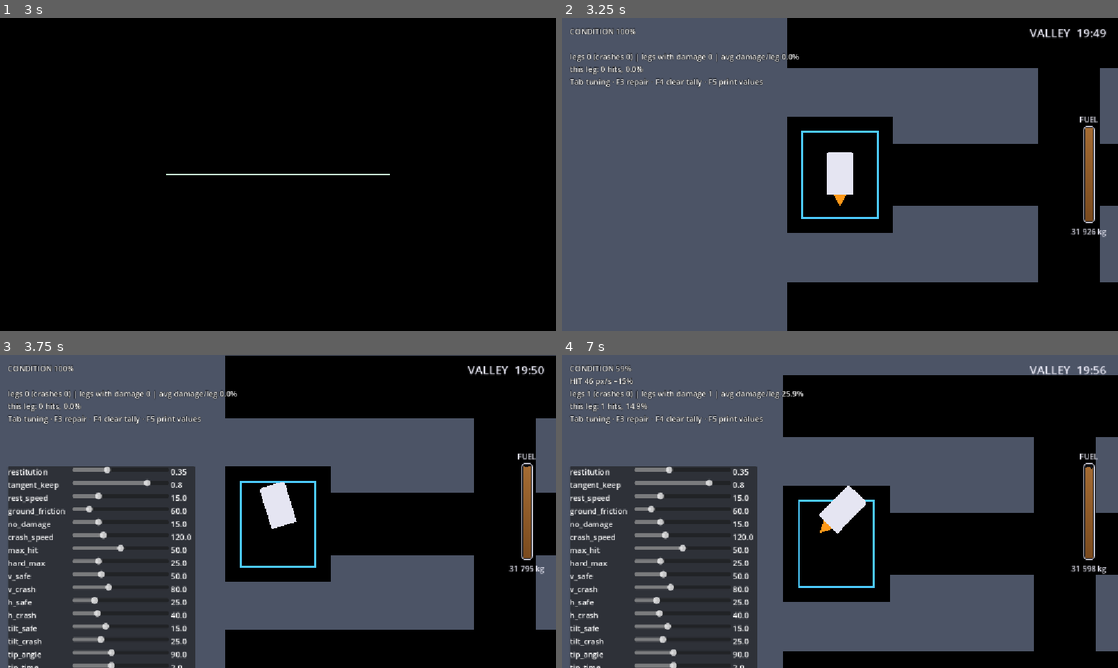
Above: before the commit, frames 1-4 (two rows, left to right).
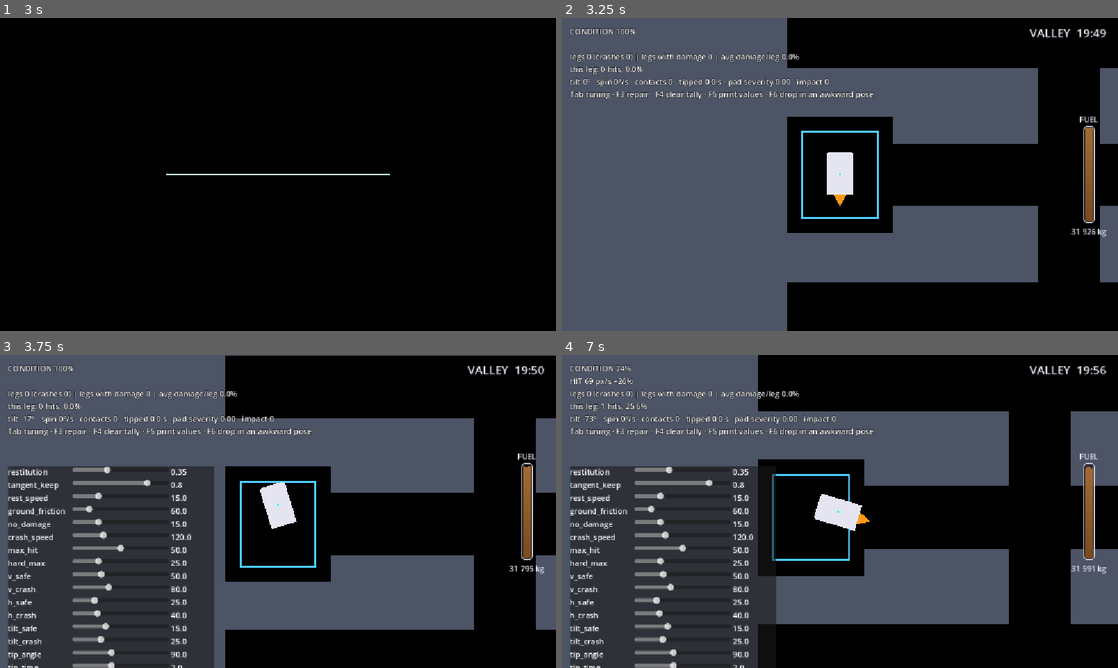
Above: after the commit, the same moments.

Repository: pkopczynski/lunar-lander
Game: Godot game, scene res://main.tscn
The game is run twice, just before and just after one commit, with the same random seed, the same clock (stepped at 60 frames per second) and the same inputs.
Inputs (mouse positions are in pixels of both pictures, inside the frame that each line leads up to):
- Up to frame 1 (3 s): tap Enter (ui_accept) at 0.5, 0.77, 1.25, 1.52, 2.75 s; move the mouse to (400, 158) at 0.52 s; hold Right (ui_right) 0.53-1.28 s; tap Tab every 0.75 s from 0.6 to 2.85 s; click (400, 158) at 0.67 s; move the mouse to (166, 190) at 1.27 s; hold Down (ui_down) 1.28-2.03 s; tap R (restart) at 2 s; move the mouse to (333, 105) at 2.02 s; hold Right (ui_right) 2.03-2.78 s; move the mouse to (250, 237) at 2.77 s; hold Up (ui_up) from 2.78 s (still down); click (250, 237) at 2.92 s
- Up to frame 2 (3.25 s): keep holding Up (ui_up); tap Enter (ui_accept) at 3.02 s
- Up to frame 3 (3.75 s): move the mouse to (444, 558) at 3.52 s; release Up (ui_up) at 3.53 s; hold Left (ui_left) from 3.53 s (still down); tap Tab at 3.6 s
- Up to frame 4 (7 s): tap Enter (ui_accept) at 3.77, 4.52, 6.02, 6.77 s; move the mouse to (673, 464) at 4.27 s; tap Tab every 0.75 s from 4.35 to 6.6 s; move the mouse to (867, 511) at 5.02 s; release Left (ui_left) at 5.03 s; hold Down (ui_down) 5.03-5.78 s; click (867, 511) at 5.17 s; move the mouse to (756, 433) at 5.77 s; hold Right (ui_right) 5.78-6.53 s; move the mouse to (962, 495) at 6.52 s; hold Up (ui_up) from 6.53 s (still down)

Frame 1 is identical in both runs. In frame 2, 1.2% of the frame differs, in the area x 1-57%, y 19-51%; in frame 3, 3.4%; in frame 4, 28%, in the area x 1-100%, y 0-100%.

Commit message:
chore(prototype): tip and roll a ship on the ground (#102), never merged
Co-Authored-By: Claude Opus 5.5 <noreply@anthropic.com>

Diff:
--- a/lander.gd
+++ b/lander.gd
@@ -102,6 +102,20 @@
 var condition := 100.0
 var last_hit_text := ""
 var tipped_time := 0.0
+# PROTOTYPE (#102): the ship as a rigid body on the ground. angular is its spin (rad/s) about its
+# centre of mass com_local; gyration_sq is I/m from the hull's area.
+var angular := 0.0
+var touching := false
+var com_local := Vector2.ZERO
+var gyration_sq := 100.0
+var contacts_debug: Array = []
+var pad_severity := 0.0
+var settle_time := 0.0
+var airborne_time := 0.0
+var last_impact := 0.0
+var drop_pose := 0
+const CONTACT_MARGIN := 1.5
+const DROP_POSES := [30.0, 60.0, 100.0, 175.0, 90.0, -45.0]
 # A line the resting message adds under Docked!/Landed!, such as the loading countdown.
 # Set it through show_status(): the message is rewritten every frame while resting.
 var status := ""
@@ -133,6 +147,12 @@
 			reset_to_pad()
 		else:
 			get_tree().reload_current_scene()
+	# PROTOTYPE (#102): F6 drops the ship from 70 px up in the next awkward pose.
+	if event is InputEventKey and event.pressed and not event.echo and event.keycode == KEY_F6:
+		var at := position - Vector2(0, 70)
+		fly_from(at)
+		rotation = deg_to_rad(DROP_POSES[drop_pose % DROP_POSES.size()])
+		drop_pose += 1
 
 
 func become(type: ShipType) -> void:
@@ -141,6 +161,7 @@
 	hull.polygon = type.hull
 	flame.polygon = type.flame
 	dry_mass = type.default_dry_mass
+	compute_mass_props()
 	fuel = type.tank
 
 
@@ -180,6 +201,11 @@
 	can_dock = true
 	status = ""
 	refueling = false
+	angular = 0.0
+	touching = false
+	pad_severity = 0.0
+	settle_time = 0.0
+	tipped_time = 0.0
 	if level_tween:
 		level_tween.kill()
 	match new_state:
@@ -233,7 +259,7 @@
 
 	if disturb_left > 0.0:
 		disturb(delta)
-	else:
+	elif not (tip_on() and touching):
 		rotation += Input.get_axis("ui_left", "ui_right") * ship_type.turn_rate * delta
 
 	var mass_factor := total_mass() / REFERENCE_MASS
@@ -255,14 +281,18 @@
 
 	# move_and_slide() cancels velocity into the ground, so keep the impact velocity.
 	var impact_velocity := velocity
-	move_and_slide()
-
-	if get_slide_collision_count() > 0:
-		handle_contact(impact_velocity, thrusting, delta)
+	if tip_on():
+		ground_step(delta)
 		if state != State.FLYING:
 			return
 	else:
-		tipped_time = 0.0
+		move_and_slide()
+		if get_slide_collision_count() > 0:
+			handle_contact(impact_velocity, thrusting, delta)
+			if state != State.FLYING:
+				return
+		else:
+			tipped_time = 0.0
 
 	keep_inside_world()
 	cross_border()
@@ -490,6 +520,217 @@
 	return false
 
 
+# ---- PROTOTYPE (#102): tipping and rolling -------------------------------------------------
+
+func tip_on() -> bool:
+	return ImpactTuning.v("tip_physics") > 0.5
+
+
+# Centre of mass and I/m of the hull, as a flat plate of even density.
+func compute_mass_props() -> void:
+	var poly := hull.polygon
+	var area := 0.0
+	var moment := Vector2.ZERO
+	var second := 0.0
+	for i in poly.size():
+		var p := poly[i]
+		var q := poly[(i + 1) % poly.size()]
+		var cr := p.cross(q)
+		area += cr
+		moment += (p + q) * cr
+		second += cr * (p.dot(p) + p.dot(q) + q.dot(q))
+	area *= 0.5
+	com_local = moment / (6.0 * area)
+	gyration_sq = second / 12.0 / area - com_local.length_squared()
+	print("PROTOTYPE %s: centre of mass %s, radius of gyration %.1f px" % [ship_type.name, com_local, sqrt(gyration_sq)])
+
+
+# Every point where the hull touches (within CONTACT_MARGIN) a solid: {p, n, collider}.
+func find_contacts() -> Array:
+	var space := get_world_2d().direct_space_state
+	var found: Array = []
+	var c := global_position + com_local.rotated(rotation)
+	for owner_id in get_shape_owners():
+		var xf := global_transform * shape_owner_get_transform(owner_id)
+		for i in shape_owner_get_shape_count(owner_id):
+			var q := PhysicsShapeQueryParameters2D.new()
+			q.shape = shape_owner_get_shape(owner_id, i)
+			q.transform = xf
+			q.margin = CONTACT_MARGIN
+			q.collision_mask = collision_mask
+			q.exclude = [get_rid()]
+			var pts := space.collide_shape(q, 16)
+			if pts.is_empty():
+				continue
+			var rest := space.get_rest_info(q)
+			for j in range(0, pts.size(), 2):
+				var p: Vector2 = (pts[j] + pts[j + 1]) * 0.5
+				var dup := false
+				for k in found:
+					if k.p.distance_to(p) < 3.0:
+						dup = true
+				if dup:
+					continue
+				var n: Vector2 = rest.get("normal", Vector2.UP)
+				var collider: Object = instance_from_id(rest.get("collider_id", 0)) if rest.has("collider_id") else null
+				var dir := (p - c).normalized()
+				var ray := PhysicsRayQueryParameters2D.create(p - dir * 4.0, p + dir * 4.0, collision_mask, [get_rid()])
+				var hit := space.intersect_ray(ray)
+				if hit and hit.normal != Vector2.ZERO:
+					n = hit.normal
+					collider = hit.collider
+				found.append({"p": p, "n": n, "collider": collider})
+	return found
+
+
+func point_velocity(c: Vector2, p: Vector2) -> Vector2:
+	var r := p - c
+	return velocity + Vector2(-angular * r.y, angular * r.x)
+
+
+func apply_impulse_at(j: Vector2, r: Vector2, inertia: float) -> void:
+	velocity += j
+	angular += r.cross(j) / inertia
+
+
+func ground_step(delta: float) -> void:
+	var contacts := find_contacts()
+	contacts_debug = contacts
+	touching = not contacts.is_empty()
+	var inertia := gyration_sq * ImpactTuning.v("inertia_scale")
+	if touching:
+		airborne_time = 0.0
+		angular += Input.get_axis("ui_left", "ui_right") * ImpactTuning.v("ground_turn") * ship_type.turn_rate / 3.0 * delta
+		angular *= exp(-ImpactTuning.v("ground_spin_damping") * delta)
+	else:
+		airborne_time += delta
+		angular *= exp(-ImpactTuning.v("air_spin_damping") * delta)
+		if airborne_time > 1.0:
+			pad_severity = 0.0
+	var c := global_position + com_local.rotated(rotation)
+	if touching and contact_damage(contacts, c, delta):
+		return
+	solve_contacts(contacts, c, inertia)
+	var dtheta := angular * delta
+	global_position = c + (global_position - c).rotated(dtheta)
+	rotation += dtheta
+	move_and_collide(velocity * delta)
+	var tilt := absf(angle_difference(0.0, rotation))
+	if touching and tilt > deg_to_rad(ImpactTuning.v("tip_angle")):
+		tipped_time += delta
+		if tipped_time >= ImpactTuning.v("tip_time"):
+			last_hit_text = "CRASH: tipped over"
+			crash()
+	else:
+		tipped_time = 0.0
+
+
+func contact_on_pad(k: Dictionary) -> bool:
+	return k.collider == ground and absf(k.p.x - pad_center_x()) <= PAD_WIDTH / 2.0
+
+
+# Damage and the pad's landing rules. Returns true when the ship left FLYING.
+func contact_damage(contacts: Array, c: Vector2, delta: float) -> bool:
+	var impact := 0.0
+	var normal := Vector2.UP
+	var all_on_pad := true
+	for k in contacts:
+		var s := -point_velocity(c, k.p).dot(k.n)
+		if s > impact:
+			impact = s
+			normal = k.n
+		if not contact_on_pad(k):
+			all_on_pad = false
+	last_impact = impact
+	if not in_deep_space and all_on_pad and normal.y < -0.5:
+		var severity := landing_severity(velocity)
+		if ImpactTuning.v("pad_settle") < 0.5:
+			# As in #101: touching the pad lands at once, levelled.
+			return pad_touchdown(severity, velocity)
+		if impact > 3.0:
+			if severity > 1.0:
+				last_hit_text = "CRASH: touchdown past the bands (%s)" % touchdown_text(velocity)
+				crash()
+				return true
+			pad_severity = maxf(pad_severity, severity)
+		var tilt := rad_to_deg(absf(angle_difference(0.0, rotation)))
+		if velocity.length() < 4.0 and absf(angular) < 0.15 and tilt <= ImpactTuning.v("tilt_crash"):
+			settle_time += delta
+		else:
+			settle_time = 0.0
+		if settle_time >= 0.3:
+			return pad_touchdown(pad_severity, velocity)
+		return false
+	settle_time = 0.0
+	if impact >= ImpactTuning.v("crash_speed"):
+		last_hit_text = "CRASH: impact %d px/s" % roundi(impact)
+		crash()
+		return true
+	if impact > ImpactTuning.v("no_damage"):
+		var share := (impact - ImpactTuning.v("no_damage")) / maxf(ImpactTuning.v("crash_speed") - ImpactTuning.v("no_damage"), 1.0)
+		var loss := share * ImpactTuning.v("max_hit")
+		last_hit_text = "HIT %d px/s −%d%%" % [roundi(impact), roundi(loss)]
+		if take_damage(loss):
+			return true
+	return false
+
+
+func pad_touchdown(severity: float, at_velocity: Vector2) -> bool:
+	if severity > 1.0:
+		last_hit_text = "CRASH: touchdown past the bands (%s)" % touchdown_text(at_velocity)
+		crash()
+		return true
+	if severity > 0.0:
+		var loss := severity * ImpactTuning.v("hard_max")
+		last_hit_text = "HARD LANDING −%d%%" % roundi(loss)
+		if take_damage(loss):
+			return true
+	else:
+		last_hit_text = "landed (%s)" % touchdown_text(at_velocity)
+	ImpactTuning.end_leg("landed")
+	land()
+	return true
+
+
+# Sequential impulses: contacts push (never pull), bounce above rest_speed, and friction holds
+# each contact point: Coulomb (ground_friction / g) at rest, keeping tangent_keep of the sliding
+# speed on a hit.
+func solve_contacts(contacts: Array, c: Vector2, inertia: float) -> void:
+	var mu := ImpactTuning.v("ground_friction") / GRAVITY
+	var settle := ImpactTuning.v("pad_settle") > 0.5
+	for k in contacts:
+		var vp := point_velocity(c, k.p)
+		var vn0 := vp.dot(k.n)
+		var e := ImpactTuning.v("pad_restitution") if settle and contact_on_pad(k) else ImpactTuning.v("restitution")
+		k.impact = vn0 < -ImpactTuning.v("rest_speed")
+		k.target = -e * vn0 if k.impact else 0.0
+		k.vt0 = absf(vp.dot(Vector2(-k.n.y, k.n.x)))
+		k.jn = 0.0
+		k.jt = 0.0
+	for _iteration in 10:
+		for k in contacts:
+			var r: Vector2 = k.p - c
+			var n: Vector2 = k.n
+			var vn := point_velocity(c, k.p).dot(n)
+			var rn := r.cross(n)
+			var dj: float = (k.target - vn) / (1.0 + rn * rn / inertia)
+			var acc := maxf(k.jn + dj, 0.0)
+			dj = acc - k.jn
+			k.jn = acc
+			apply_impulse_at(n * dj, r, inertia)
+			var t := Vector2(-n.y, n.x)
+			var vt := point_velocity(c, k.p).dot(t)
+			var rt := r.cross(t)
+			var djt := -vt / (1.0 + rt * rt / inertia)
+			var limit: float = mu * k.jn
+			if k.impact:
+				limit = maxf(limit, (1.0 - ImpactTuning.v("tangent_keep")) * k.vt0)
+			var acct := clampf(k.jt + djt, -limit, limit)
+			djt = acct - k.jt
+			k.jt = acct
+			apply_impulse_at(t * djt, r, inertia)
+
+
 func land() -> void:
 	enter(State.LANDED)
 	settle()
--- a/prototype_impact_tuning.gd
+++ b/prototype_impact_tuning.gd
@@ -1,5 +1,6 @@
-# PROTOTYPE, throwaway: live tuning for "How hitting terrain feels" (issue #101).
-# Never merged. Tab shows the sliders, F3 repairs, F4 clears the tally.
+# PROTOTYPE, throwaway: live tuning for "How hitting terrain feels" (issue #101) and
+# "How a ship on the ground tips and rolls" (#102). Never merged. Tab shows the sliders,
+# F3 repairs, F4 clears the tally, F6 drops the ship in an awkward pose.
 class_name ImpactTuning
 extends CanvasLayer
 
@@ -17,6 +18,14 @@
 	"h_safe": 25.0, "h_crash": 40.0,
 	"tilt_safe": 15.0, "tilt_crash": 25.0,
 	"tip_angle": 90.0, "tip_time": 2.0,
+	# #102
+	"tip_physics": 1.0,         # 0 = #101 (ship keeps its angle on contact), 1 = rigid body
+	"pad_settle": 1.0,          # 0 = touching the pad lands at once, 1 = lands once settled on it
+	"pad_restitution": 0.0,     # bounce off the pad (legs absorb it) when pad_settle is on
+	"ground_turn": 6.0,         # rad/s² the controls spin a grounded Sparrow (0 = no control)
+	"ground_spin_damping": 0.5, # 1/s rolling resistance
+	"air_spin_damping": 3.0,    # 1/s: how fast a spin picked up on the ground fades in flight
+	"inertia_scale": 1.0,       # × the hull's own moment of inertia
 }
 const RANGES := {
 	"restitution": [0.0, 1.0, 0.05], "tangent_keep": [0.0, 1.0, 0.05],
@@ -27,6 +36,10 @@
 	"h_safe": [5.0, 100.0, 5.0], "h_crash": [5.0, 150.0, 5.0],
 	"tilt_safe": [0.0, 45.0, 1.0], "tilt_crash": [0.0, 90.0, 1.0],
 	"tip_angle": [30.0, 180.0, 5.0], "tip_time": [0.0, 5.0, 0.25],
+	"tip_physics": [0.0, 1.0, 1.0], "pad_settle": [0.0, 1.0, 1.0],
+	"pad_restitution": [0.0, 1.0, 0.05], "ground_turn": [0.0, 30.0, 0.5],
+	"ground_spin_damping": [0.0, 5.0, 0.1], "air_spin_damping": [0.0, 10.0, 0.25],
+	"inertia_scale": [0.25, 4.0, 0.25],
 }
 
 # The tally: one entry per leg (lift-off to the next landing/dock/crash).
@@ -40,6 +53,7 @@
 var panel: VBoxContainer
 var readout: Label
 var lander: Lander
+var dots_node: Node2D
 
 
 func _ready() -> void:
@@ -78,6 +92,15 @@
 		row.add_child(value_label)
 		panel.add_child(row)
 	bg.visible = false
+	var dots := Node2D.new()
+	dots.draw.connect(func() -> void:
+		var xf := lander.get_viewport().get_canvas_transform()
+		for k in lander.contacts_debug:
+			dots.draw_circle(xf * k.p, 3.0, Color.YELLOW)
+			dots.draw_line(xf * k.p, xf * (k.p + k.n * 12.0), Color.YELLOW, 1.0)
+		dots.draw_circle(xf * lander.to_global(lander.com_local), 2.5, Color.CYAN))
+	add_child(dots)
+	dots_node = dots
 
 
 func _unhandled_input(event: InputEvent) -> void:
@@ -123,5 +146,9 @@
 	lines.append("legs %d (crashes %d) | legs with damage %d | avg damage/leg %.1f%%" % [
 		legs.size(), legs.size() - landings, hit_legs, total / maxf(legs.size(), 1)])
 	lines.append("this leg: %d hits, %.1f%%" % [leg_hits, leg_damage])
-	lines.append("Tab tuning · F3 repair · F4 clear tally · F5 print values")
+	lines.append("tilt %d° · spin %d°/s · contacts %d · tipped %.1f s · pad severity %.2f · impact %d" % [
+		roundi(rad_to_deg(angle_difference(0.0, lander.rotation))), roundi(rad_to_deg(lander.angular)),
+		lander.contacts_debug.size() if lander.touching else 0, lander.tipped_time, lander.pad_severity, roundi(lander.last_impact)])
+	lines.append("Tab tuning · F3 repair · F4 clear tally · F5 print values · F6 drop in an awkward pose")
+	dots_node.queue_redraw()
 	readout.text = "\n".join(lines)
